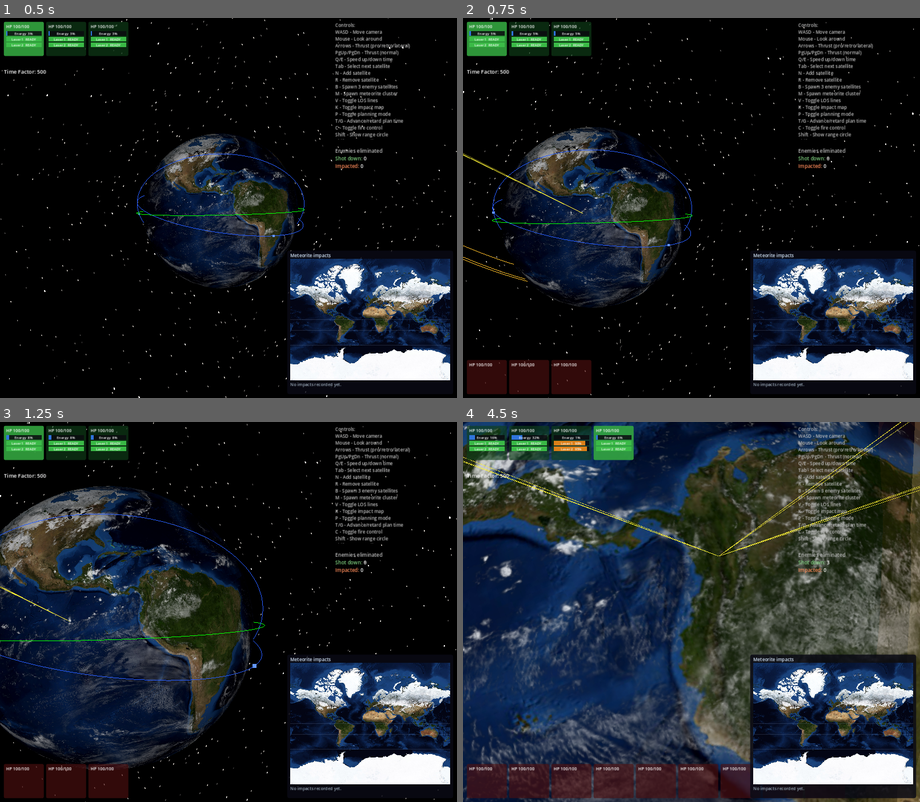
Above: before the commit, frames 1-4 (two rows, left to right).
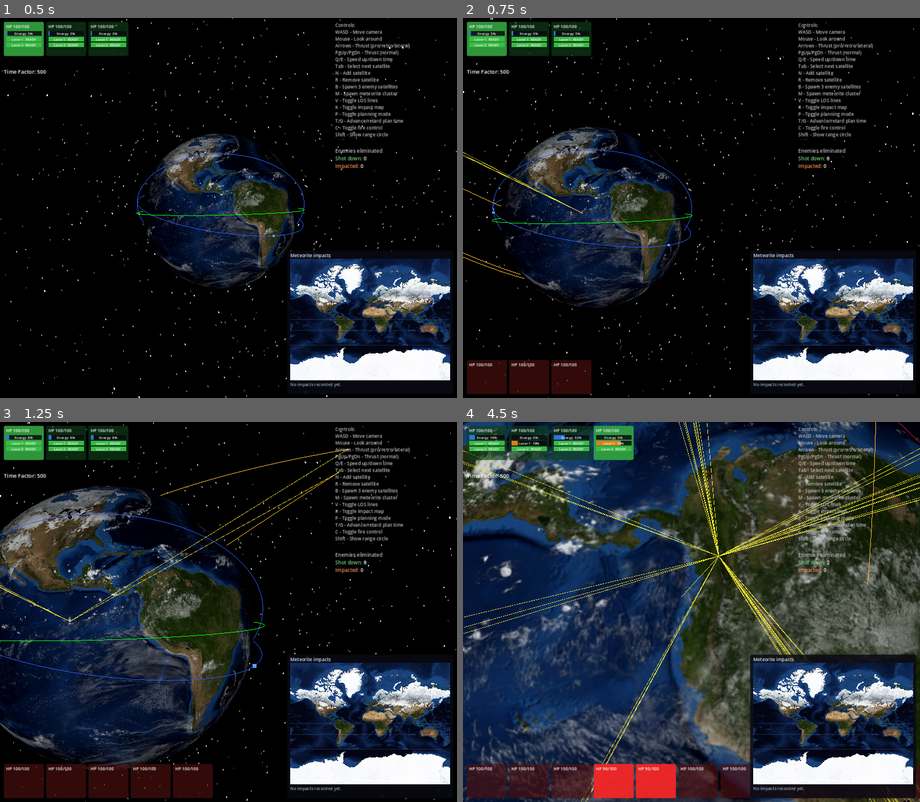
Above: after the commit, the same moments.

Repository: mellenburg/game
Game: Godot game, scene res://scenes/main.tscn
Two runs of this game, one before a commit and one after it. Both use one fixed random seed, a clock stepped at 60 frames per second and the inputs below.
Inputs (mouse positions are in pixels of both pictures, inside the frame that each line leads up to):
- Up to frame 1 (0.5 s): no input
- Up to frame 2 (0.75 s): tap Enter at 0.5 s; move the mouse to (714, 208) at 0.52 s; hold W (move_forward) from 0.53 s (still down); tap M (add_meteorites) at 0.6 s
- Up to frame 3 (1.25 s): keep holding W (move_forward); tap I (start_meteorite_wave, bound only after the commit) at 0.8 s
- Up to frame 4 (4.5 s): keep holding W (move_forward); move the mouse to (668, 612) at 1.27 s; tap I (start_meteorite_wave, bound only after the commit) at 1.35, 2.3, 3.8 s; tap M (add_meteorites) at 1.55, 2.85 s; move the mouse to (700, 604) at 2.02 s; tap B (add_enemies) at 2.1 s; move the mouse to (686, 619) at 2.77 s; move the mouse to (723, 615) at 3.52 s; tap N (add_satellite) at 3.6 s; move the mouse to (654, 608) at 4.27 s; tap T (planning_advance) at 4.35 s

Frame 1 is identical in both runs. In frame 2, 0.1% of the frame differs, in the area x 0-24%, y 35-70%; in frame 3, 1.8%; in frame 4, 5.5%, in the area x 0-100%, y 0-100%.

Commit message:
Meteorites: wider per-storm spread, add 50-body wave on "i"
Doubles the per-cluster lateral, altitude, and velocity jitter on the
existing "m" storm so the three trajectories fan out clearly instead of
visually collapsing into one. Adds a wave mode bound to "i": 50
meteorites from a single random nexus, spawn delays drawn uniformly
across a 10-second wall-clock window so arrivals are continuous rather
than bursty.

The shared nexus + per-body jitter logic is now in
_build_meteorite_wave_at_random_nexus, used by both the burst storm
and the time-distributed wave. Wave timer state is a pure-RefCounted
MeteoriteWave so the spawn-distribution math is unit-tested without a
SceneTree. Waves tick from _process (real time), so pausing the sim
doesn't pause an in-flight wave; multiple waves can overlap.

https://claude.ai/code/session_01T1yRbMpEiUghNV6yQkvzEu

Diff:
--- a/godot/project.godot
+++ b/godot/project.godot
@@ -105,6 +105,10 @@
 "deadzone": 0.5,
 "events": [Object(InputEventKey,"resource_local_to_scene":false,"resource_name":"","device":-1,"window_id":0,"alt_press …(191 unchanged characters)…
 }
+start_meteorite_wave={
+"deadzone": 0.5,
+"events": [Object(InputEventKey,"resource_local_to_scene":false,"resource_name":"","device":-1,"window_id":0,"alt_pressed":false,"shift_pressed":false,"ctrl_pressed":false,"meta_pressed":false,"pressed":false,"keycode":0,"physical_keycode":73,"key_label":0,"unicode":0,"location":0,"echo":false,"script":null)]
+}
 toggle_los={
 "deadzone": 0.5,
 "events": [Object(InputEventKey,"resource_local_to_scene":false,"resource_name":"","device":-1,"window_id":0,"alt_press …(191 unchanged characters)…
--- a/godot/scripts/earth_system.gd
+++ b/godot/scripts/earth_system.gd
@@ -15,6 +15,7 @@
 const ImpactMap = preload("res://scripts/impact_map.gd")
 const ImpactExplosion = preload("res://scripts/impact_explosion.gd")
 const RangeCircle = preload("res://scripts/range_circle.gd")
+const MeteoriteWave = preload("res://scripts/meteorite_wave.gd")
 
 const TIME_FACTOR_MIN: int = 0
 const TIME_FACTOR_MAX: int = 5000
@@ -70,11 +71,19 @@
 # Cluster scatter relative to the storm's nominal entry point. Thousands
 # of km of lateral offset + altitude jitter so the three trajectory
 # lines fan out clearly on screen rather than overlapping; per-axis
-# velocity jitter peels each path further apart over time.
-const METEORITE_LATERAL_SPREAD_KM: float = 3000.0
-const METEORITE_ALT_JITTER_KM: float = 1500.0
-const METEORITE_VELOCITY_JITTER: float = 0.4
+# velocity jitter peels each path further apart over time. Doubled
+# from the original tuning so the cluster fans out widely enough that
+# adjacent bodies don't visually collapse into one trajectory.
+const METEORITE_LATERAL_SPREAD_KM: float = 6000.0
+const METEORITE_ALT_JITTER_KM: float = 3000.0
+const METEORITE_VELOCITY_JITTER: float = 0.8
 const METEORITE_HP: float = 100.0
+
+# Wave mode: 50 meteorites from a single shared nexus, arrival times
+# distributed uniformly across a 10-second wall-clock window so the
+# player has continuous incoming traffic rather than a single burst.
+const METEORITE_WAVE_COUNT: int = 50
+const METEORITE_WAVE_DURATION_SEC: float = 10.0
 
 @export var time_factor: int = 500
 var planning_dt: int = 0
@@ -94,6 +103,11 @@
 var _time_factor_accum: float = 0.0
 var _planning_dt_accum: float = 0.0
 var _rng := RandomNumberGenerator.new()
+# Active meteorite waves. Each carries its own nexus + queue of pending
+# spawn delays; ticked from _process so the 10-second window is real-
+# time and independent of time_factor (so pausing the sim doesn't
+# pause an in-flight wave).
+var _meteorite_waves: Array[MeteoriteWave] = []
 var impact_tracker := ImpactTracker.new()
 # Day-side albedo loaded once as an Image so we can sample it at an
 # impact's UV without an editor-only Texture readback. Lazily filled
@@ -141,6 +155,7 @@
 	camera.process_movement(delta)
 	_process_continuous_input(delta)
 	_process_one_shot_input()
+	_tick_meteorite_waves(delta)
 	_update_range_circle()
 	hud.update_hud(self, planning_mode, time_factor, planning_dt)
 	hud.draw_target_lines(self, camera)
@@ -340,6 +355,8 @@
 		add_enemies()
 	if Input.is_action_just_pressed("add_meteorites"):
 		add_meteorite_storm()
+	if Input.is_action_just_pressed("start_meteorite_wave"):
+		start_meteorite_wave()
 	if Input.is_action_just_pressed("toggle_los"):
 		hud.los_visible = not hud.los_visible
 	if Input.is_action_just_pressed("toggle_impact_map"):
@@ -446,9 +463,38 @@
 # few hundred km. Lasers can pick them off in transit; any survivors
 # self-terminate on ground impact.
 func add_meteorite_storm(count: int = METEORITES_PER_STORM) -> void:
-	var r_hat := _random_unit_vector()
-	var tangent := _random_perpendicular_unit(r_hat)
-	var base_altitude := _rng.randf_range(
+	var wave := _build_meteorite_wave_at_random_nexus()
+	for _i in range(count):
+		var sat := _make_meteorite(
+			wave.r_hat, wave.tangent, wave.base_altitude, wave.base_velocity
+		)
+		satellite_container.add_child(sat)
+		real_satellites.append(sat)
+
+
+# Begin a 10-second wave: 50 meteorites all sharing one random nexus,
+# their individual spawn delays drawn uniformly across the window so
+# arrivals are spread out rather than bursty. Multiple waves can overlap
+# (the player presses "i" again before the previous wave finishes) —
+# each is a separate entry in _meteorite_waves with its own nexus.
+func start_meteorite_wave(
+	count: int = METEORITE_WAVE_COUNT,
+	duration_sec: float = METEORITE_WAVE_DURATION_SEC,
+) -> void:
+	var wave := _build_meteorite_wave_at_random_nexus()
+	wave.populate_random_times(_rng, count, duration_sec)
+	_meteorite_waves.append(wave)
+
+
+# Sample a fresh nexus (entry direction, in-plane tangent, altitude,
+# base velocity) for a meteorite cluster. Shared between the
+# instantaneous storm (m) and the time-distributed wave (i) so both
+# spawn paths use the same physics setup.
+func _build_meteorite_wave_at_random_nexus() -> MeteoriteWave:
+	var wave := MeteoriteWave.new()
+	wave.r_hat = _random_unit_vector()
+	wave.tangent = _random_perpendicular_unit(wave.r_hat)
+	wave.base_altitude = _rng.randf_range(
 		METEORITE_ALT_MIN_KM, METEORITE_ALT_MAX_KM
 	)
 	var radial_speed := _rng.randf_range(
@@ -457,11 +503,34 @@
 	var tangential_speed := _rng.randf_range(
 		METEORITE_TANGENTIAL_SPEED_MIN, METEORITE_TANGENTIAL_SPEED_MAX
 	)
-	var base_velocity := -r_hat * radial_speed + tangent * tangential_speed
-	for _i in range(count):
-		var sat := _make_meteorite(r_hat, tangent, base_altitude, base_velocity)
-		satellite_container.add_child(sat)
-		real_satellites.append(sat)
+	wave.base_velocity = (
+		-wave.r_hat * radial_speed + wave.tangent * tangential_speed
+	)
+	return wave
+
+
+# Advance every active wave's spawn timers by real-time delta. Spawns
+# any bodies whose timer expired this frame and drops completed waves.
+func _tick_meteorite_waves(delta: float) -> void:
+	if _meteorite_waves.is_empty():
+		return
+	var i := 0
+	while i < _meteorite_waves.size():
+		var wave := _meteorite_waves[i]
+		var to_spawn := wave.tick(delta)
+		for _j in range(to_spawn):
+			var sat := _make_meteorite(
+				wave.r_hat,
+				wave.tangent,
+				wave.base_altitude,
+				wave.base_velocity,
+			)
+			satellite_container.add_child(sat)
+			real_satellites.append(sat)
+		if wave.is_complete():
+			_meteorite_waves.remove_at(i)
+		else:
+			i += 1
 
 
 # Capture the impact coordinates of a meteorite that just terminated
--- /dev/null
+++ b/godot/scripts/meteorite_wave.gd
@@ -0,0 +1,48 @@
+class_name MeteoriteWave
+extends RefCounted
+## Pending meteorite wave: a shared entry nexus and a queue of countdown
+## timers for the bodies that haven't spawned yet. Each frame the owning
+## system calls tick(delta) and spawns one body for every timer that
+## expired this frame, reusing the shared nexus parameters.
+##
+## Pure-state RefCounted so the timer logic is testable without a
+## SceneTree. Construction is two-phase — set the nexus fields, then
+## populate the timer queue — so the EarthSystem keeps ownership of
+## random distributions.
+
+var pending_times: Array[float] = []
+var r_hat: Vector3 = Vector3.ZERO
+var tangent: Vector3 = Vector3.ZERO
+var base_altitude: float = 0.0
+var base_velocity: Vector3 = Vector3.ZERO
+
+
+## Fill the queue with `count` independent uniformly-distributed spawn
+## delays in [0, duration_sec]. Order is irrelevant; tick() walks the
+## whole array each frame.
+func populate_random_times(
+	rng: RandomNumberGenerator, count: int, duration_sec: float
+) -> void:
+	pending_times.clear()
+	for _i in range(count):
+		pending_times.append(rng.randf_range(0.0, duration_sec))
+
+
+## Decrement every pending timer by `delta`; return how many crossed
+## zero this tick (and remove them from the queue).
+func tick(delta: float) -> int:
+	var ready := 0
+	var i := 0
+	while i < pending_times.size():
+		var t: float = pending_times[i] - delta
+		if t <= 0.0:
+			ready += 1
+			pending_times.remove_at(i)
+		else:
+			pending_times[i] = t
+			i += 1
+	return ready
+
+
+func is_complete() -> bool:
+	return pending_times.is_empty()
--- /dev/null
+++ b/godot/tests/test_meteorite_wave.gd
@@ -0,0 +1,56 @@
+extends "res://tests/framework.gd"
+## MeteoriteWave timer-queue tests. Pure-state RefCounted, so the
+## spawn-distribution logic is covered without booting a SceneTree.
+
+const MeteoriteWave = preload("res://scripts/meteorite_wave.gd")
+
+
+func test_populate_random_times_count_and_bounds() -> void:
+	var rng := RandomNumberGenerator.new()
+	rng.seed = 42
+	var wave := MeteoriteWave.new()
+	wave.populate_random_times(rng, 50, 10.0)
+	assert_eq(wave.pending_times.size(), 50)
+	for t in wave.pending_times:
+		assert_true(
+			t >= 0.0 and t <= 10.0,
+			"spawn time %f outside [0, 10]" % t,
+		)
+
+
+func test_tick_spawns_only_expired_timers() -> void:
+	var wave := MeteoriteWave.new()
+	wave.pending_times = [0.5, 1.5, 2.5]
+	var spawned := wave.tick(1.0)
+	assert_eq(spawned, 1)
+	assert_eq(wave.pending_times.size(), 2)
+	assert_false(wave.is_complete())
+
+
+func test_tick_drains_queue_after_full_window() -> void:
+	var wave := MeteoriteWave.new()
+	wave.pending_times = [0.5, 1.5, 9.5]
+	var spawned := wave.tick(10.0)
+	assert_eq(spawned, 3)
+	assert_true(wave.is_complete())
+
+
+func test_total_spawn_count_matches_population() -> void:
+	# Drive the wave with many small ticks; the sum of all spawned
+	# bodies must equal the populated count and the queue must drain.
+	var rng := RandomNumberGenerator.new()
+	rng.seed = 7
+	var wave := MeteoriteWave.new()
+	wave.populate_random_times(rng, 50, 10.0)
+	var total := 0
+	for _i in range(200):  # 200 * 0.1s = 20s — well past the window
+		total += wave.tick(0.1)
+	assert_eq(total, 50)
+	assert_true(wave.is_complete())
+
+
+func test_no_spawn_before_any_timer_expires() -> void:
+	var wave := MeteoriteWave.new()
+	wave.pending_times = [0.5, 1.5, 2.5]
+	assert_eq(wave.tick(0.1), 0)
+	assert_eq(wave.pending_times.size(), 3)
